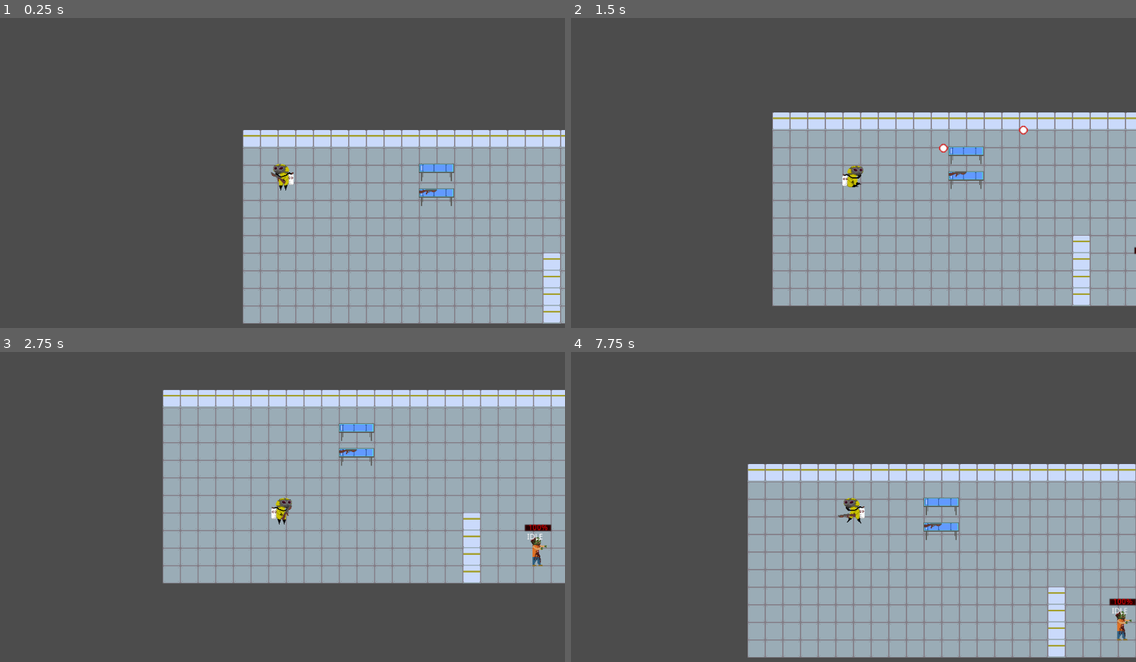
Above: before the commit, frames 1-4 (two rows, left to right).
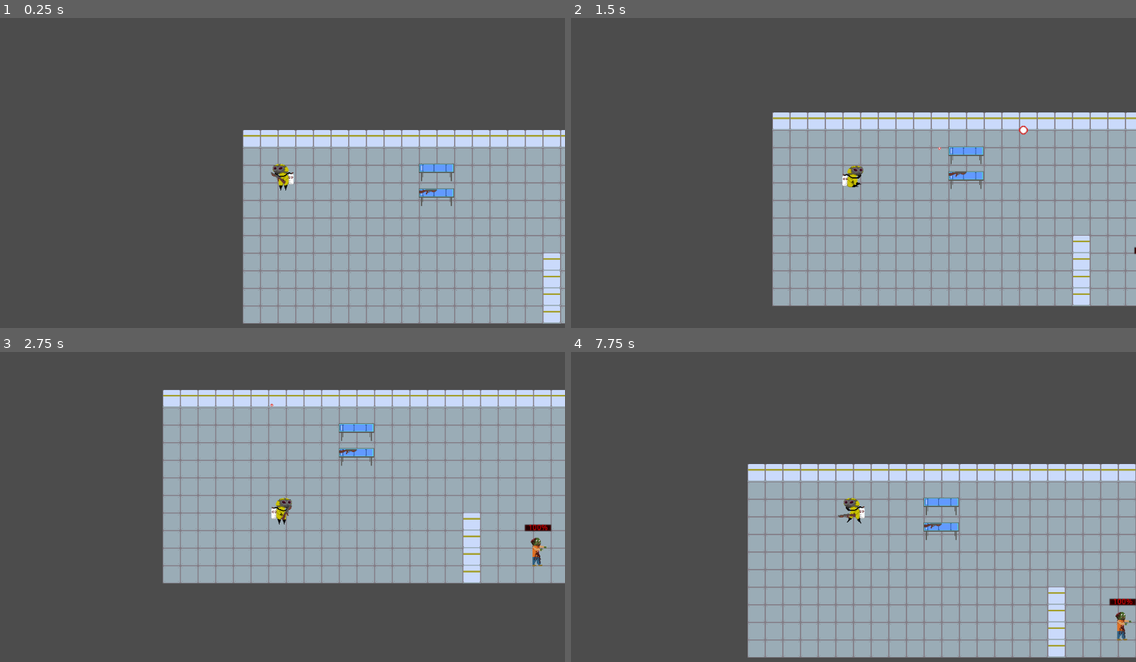
Above: after the commit, the same moments.

Repository: fralcalde/Game
Game: Godot game, scene res://Scenes/Levels/Lab.tscn
Same seed, same stepped clock (60 frames per second), same inputs: the game is played once before the commit and once after it. The project has no main scene, so this scene is started directly.
Inputs (mouse positions are in pixels of both pictures, inside the frame that each line leads up to):
- Up to frame 1 (0.25 s): no input
- Up to frame 2 (1.5 s): tap Enter at 0.5 s; move the mouse to (977, 166) at 0.52 s; press the mouse at (977, 166) at 0.53 s; hold D (right) 0.53-1.28 s; move the mouse to (740, 200) at 1.27 s; release the mouse at (740, 200) at 1.28 s; hold S (down) from 1.28 s (still down); tap Space (dash) at 1.35 s
- Up to frame 3 (2.75 s): move the mouse to (339, 445) at 2.02 s; release S (down) at 2.03 s; hold D (right) from 2.03 s (still down); tap E (interact) at 2.1 s
- Up to frame 4 (7.75 s): move the mouse to (825, 581) at 2.77 s; release D (right) at 2.78 s; hold W (up) 2.78-3.53 s; tap 1 (select_1) at 2.85 s; move the mouse to (1023, 565) at 3.52 s; hold A (left) 3.53-5.03 s; tap 2 (select_2) at 3.6 s; move the mouse to (684, 466) at 4.27 s; tap 3 (select_3) at 4.35 s; move the mouse to (881, 516) at 5.02 s; hold S (down) 5.03-5.78 s; tap 4 (select_4) at 5.1 s; move the mouse to (768, 435) at 5.77 s; hold D (right) 5.78-6.53 s; click (768, 435) at 5.85 s; move the mouse to (977, 500) at 6.52 s; hold W (up) 6.53-7.28 s; tap Space (dash) at 6.6 s; move the mouse to (740, 534) at 7.27 s; hold D (right) from 7.28 s (still down); tap E (interact) at 7.35 s

The runs differ from the first frame. In frame 1, less than 0.1% of the frame differs, in the area x 48-52%, y 47-54%; in frame 2, less than 0.1%; in frame 3, less than 0.1%, in the area x 47-97%, y 16-70%; in frame 4, less than 0.1%.

Commit message:
Hitbox + Zombie Meele

Diff:
--- a/Scenes/Hitbox/HitboxComponent.gd
+++ b/Scenes/Hitbox/HitboxComponent.gd
@@ -2,9 +2,10 @@
 extends Area2D
 class_name Hitbox
 
+signal on_hit
+
 export var shape : Shape2D = null setget set_shape
 
-# Called when the node enters the scene tree for the first time.
 func _ready():
 	pass # Replace with function body.
 
@@ -15,3 +16,12 @@
 
 	shape = _shape
 	$CollisionShape2D.shape = shape
+
+
+func hit(damage_data : Dictionary) -> void:
+	call_deferred("emit_signal", "on_hit", damage_data)
+
+
+func _on_HitboxComponent_body_entered(body):
+	if body.has_method("get_damage_data"):
+		hit(body.get_damage_data())
--- a/Scenes/Hitbox/HitboxComponent.tscn
+++ b/Scenes/Hitbox/HitboxComponent.tscn
@@ -14,3 +14,5 @@
 
 [node name="CollisionShape2D" type="CollisionShape2D" parent="."]
 shape = SubResource( 1 )
+
+[connection signal="body_entered" from="." to="." method="_on_HitboxComponent_body_entered"]
--- a/Scenes/NPC/Zombie/Zombie.gd
+++ b/Scenes/NPC/Zombie/Zombie.gd
@@ -63,8 +63,9 @@
 	enemy = body
 
 
-func damage(_projectile) -> void:
-	health -= _projectile._damage
+func damage(damage_data : Dictionary) -> void:
+#	health -= _projectile._damage
+	health -= 10
 	$ProgressBar.value = health
 
 	if health <= 0:
@@ -80,7 +81,14 @@
 	state_machine.travel("DIE")
 
 
-func _on_HitboxComponent_body_entered(body):
-	if body is Projectile or body is ProjectileR:
-		damage(body)
-		body.collided(self)
+func AttackRange_hit_enemies() -> void:
+	for hit_area in $Sprite/MeleeRange.get_overlapping_areas():
+		hit_area.hit(Dictionary())
+
+
+func _on_MeleeRange_area_entered(area):
+	state_machine.travel("ATTACK")
+
+
+func _on_HitboxComponent_on_hit(damage_data : Dictionary) -> void:
+	damage(damage_data)
--- a/Scenes/NPC/Zombie/Zombie.tscn
+++ b/Scenes/NPC/Zombie/Zombie.tscn
@@ -1,42 +1,11 @@
-[gd_scene load_steps=39 format=2]
-
-[ext_resource path="res://Sprites/Zombie/IDLE_zombie1.png" type="Texture" id=1]
+[gd_scene load_steps=28 format=2]
+
 [ext_resource path="res://Scenes/NPC/Zombie/Zombie.gd" type="Script" id=2]
-[ext_resource path="res://Sprites/Zombie/IDLE_zombie2.png" type="Texture" id=3]
-[ext_resource path="res://Sprites/Zombie/MOVE_zombie1.png" type="Texture" id=4]
-[ext_resource path="res://Sprites/Zombie/MOVE_zombie2.png" type="Texture" id=5]
-[ext_resource path="res://Sprites/Zombie/STAGGER_zombie4.png" type="Texture" id=6]
-[ext_resource path="res://Sprites/Zombie/STAGGER_zombie3.png" type="Texture" id=7]
-[ext_resource path="res://Sprites/Zombie/STAGGER_zombie1.png" type="Texture" id=8]
-[ext_resource path="res://Sprites/Zombie/STAGGER_zombie2.png" type="Texture" id=9]
-[ext_resource path="res://Sprites/Zombie/DIE_zombie2.png" type="Texture" id=10]
-[ext_resource path="res://Sprites/Zombie/DIE_zombie1.png" type="Texture" id=11]
-[ext_resource path="res://Sprites/Zombie/DIE_zombie3.png" type="Texture" id=12]
-[ext_resource path="res://Sprites/Zombie/DIE_zombie4.png" type="Texture" id=13]
 [ext_resource path="res://Scenes/Hitbox/HitboxComponent.tscn" type="PackedScene" id=14]
-
-[sub_resource type="SpriteFrames" id=1]
-animations = [ {
-"frames": [ ExtResource( 8 ), ExtResource( 9 ), ExtResource( 7 ), ExtResource( 6 ) ],
-"loop": true,
-"name": "STAGGER",
-"speed": 4.0
-}, {
-"frames": [ ExtResource( 11 ), ExtResource( 10 ), ExtResource( 12 ), ExtResource( 13 ) ],
-"loop": false,
-"name": "DIE",
-"speed": 5.0
-}, {
-"frames": [ ExtResource( 4 ), ExtResource( 5 ) ],
-"loop": true,
-"name": "MOVE",
-"speed": 3.0
-}, {
-"frames": [ ExtResource( 1 ), ExtResource( 3 ) ],
-"loop": true,
-"name": "IDLE",
-"speed": 2.0
-} ]
+[ext_resource path="res://Sprites/Zombie/Zombie.png" type="Texture" id=19]
+
+[sub_resource type="RectangleShape2D" id=1]
+extents = Vector2( 10, 24 )
 
 [sub_resource type="Animation" id=2]
 tracks/0/type = "value"
@@ -52,134 +21,124 @@
 "values": [ "ATTACK" ]
 }
 tracks/1/type = "value"
-tracks/1/path = NodePath("Sprite:modulate")
-tracks/1/interp = 1
-tracks/1/loop_wrap = true
-tracks/1/imported = false
-tracks/1/enabled = true
-tracks/1/keys = {
-"times": PoolRealArray( 0, 1 ),
-"transitions": PoolRealArray( 0.25, 1 ),
-"update": 0,
-"values": [ Color( 1, 0.0392157, 0.0392157, 1 ), Color( 0.580392, 0.184314, 0.184314, 1 ) ]
-}
-
-[sub_resource type="Animation" id=3]
-loop = true
-tracks/0/type = "value"
-tracks/0/path = NodePath("State:text")
-tracks/0/interp = 1
-tracks/0/loop_wrap = true
-tracks/0/imported = false
-tracks/0/enabled = true
-tracks/0/keys = {
-"times": PoolRealArray( 0 ),
-"transitions": PoolRealArray( 1 ),
-"update": 1,
-"values": [ "CHASE" ]
-}
-tracks/1/type = "value"
-tracks/1/path = NodePath("Sprite:animation")
-tracks/1/interp = 1
-tracks/1/loop_wrap = true
-tracks/1/imported = false
-tracks/1/enabled = true
-tracks/1/keys = {
-"times": PoolRealArray( 0 ),
-"transitions": PoolRealArray( 1 ),
-"update": 1,
-"values": [ "MOVE" ]
-}
-
-[sub_resource type="Animation" id=4]
-tracks/0/type = "value"
-tracks/0/path = NodePath("State:text")
-tracks/0/interp = 1
-tracks/0/loop_wrap = true
-tracks/0/imported = false
-tracks/0/enabled = true
-tracks/0/keys = {
-"times": PoolRealArray( 0 ),
-"transitions": PoolRealArray( 1 ),
-"update": 1,
-"values": [ "DED" ]
-}
-tracks/1/type = "value"
-tracks/1/path = NodePath("Sprite:animation")
-tracks/1/interp = 1
-tracks/1/loop_wrap = true
-tracks/1/imported = false
-tracks/1/enabled = true
-tracks/1/keys = {
-"times": PoolRealArray( 0 ),
-"transitions": PoolRealArray( 1 ),
-"update": 1,
-"values": [ "DIE" ]
-}
-
-[sub_resource type="Animation" id=5]
-loop = true
-tracks/0/type = "value"
-tracks/0/path = NodePath("State:text")
-tracks/0/interp = 1
-tracks/0/loop_wrap = true
-tracks/0/imported = false
-tracks/0/enabled = true
-tracks/0/keys = {
-"times": PoolRealArray( 0 ),
-"transitions": PoolRealArray( 1 ),
-"update": 1,
-"values": [ "IDLE" ]
-}
-tracks/1/type = "value"
-tracks/1/path = NodePath("Sprite:animation")
-tracks/1/interp = 1
-tracks/1/loop_wrap = true
-tracks/1/imported = false
-tracks/1/enabled = true
-tracks/1/keys = {
-"times": PoolRealArray( 0 ),
-"transitions": PoolRealArray( 1 ),
-"update": 1,
-"values": [ "IDLE" ]
-}
-
-[sub_resource type="Animation" id=6]
-tracks/0/type = "value"
-tracks/0/path = NodePath("Sprite:modulate")
-tracks/0/interp = 1
-tracks/0/loop_wrap = true
-tracks/0/imported = false
-tracks/0/enabled = true
-tracks/0/keys = {
-"times": PoolRealArray( 0, 0.1, 0.2, 0.3, 0.4, 0.5, 0.6, 0.7, 0.8, 0.9 ),
-"transitions": PoolRealArray( 1, 1, 1, 1, 1, 1, 1, 1, 1, 1 ),
-"update": 0,
-"values": [ Color( 1, 0.0392157, 0.0392157, 1 ), Color( 1, 1, 1, 1 ), Color( 1, 0.0392157, 0.0392157, 1 ), Color( 1, 1, 1, 1 ), Color( 1, 0.0392157, 0.0392157, 1 ), Color( 1, 1, 1, 1 ), Color( 1, 0.0392157, 0.0392157, 1 ), Color( 1, 1, 1, 1 ), Color( 1, 0.0392157, 0.0392157, 1 ), Color( 1, 1, 1, 1 ) ]
-}
-tracks/1/type = "value"
-tracks/1/path = NodePath("State:text")
-tracks/1/interp = 1
-tracks/1/loop_wrap = true
-tracks/1/imported = false
-tracks/1/enabled = true
-tracks/1/keys = {
-"times": PoolRealArray( 0 ),
-"transitions": PoolRealArray( 1 ),
-"update": 1,
-"values": [ "STAGGER" ]
-}
-tracks/2/type = "value"
-tracks/2/path = NodePath("Sprite:animation")
+tracks/1/path = NodePath("Sprite:frame")
+tracks/1/interp = 1
+tracks/1/loop_wrap = true
+tracks/1/imported = false
+tracks/1/enabled = true
+tracks/1/keys = {
+"times": PoolRealArray( 0, 0.2, 0.5, 0.8 ),
+"transitions": PoolRealArray( 1, 1, 1, 1 ),
+"update": 1,
+"values": [ 9, 10, 11, 12 ]
+}
+tracks/2/type = "method"
+tracks/2/path = NodePath(".")
 tracks/2/interp = 1
 tracks/2/loop_wrap = true
 tracks/2/imported = false
 tracks/2/enabled = true
 tracks/2/keys = {
-"times": PoolRealArray( 0 ),
-"transitions": PoolRealArray( 1 ),
-"update": 1,
-"values": [ "STAGGER" ]
+"times": PoolRealArray( 0.5 ),
+"transitions": PoolRealArray( 1 ),
+"values": [ {
+"args": [  ],
+"method": "AttackRange_hit_enemies"
+} ]
+}
+
+[sub_resource type="Animation" id=3]
+loop = true
+tracks/0/type = "value"
+tracks/0/path = NodePath("State:text")
+tracks/0/interp = 1
+tracks/0/loop_wrap = true
+tracks/0/imported = false
+tracks/0/enabled = true
+tracks/0/keys = {
+"times": PoolRealArray( 0 ),
+"transitions": PoolRealArray( 1 ),
+"update": 1,
+"values": [ "CHASE" ]
+}
+tracks/1/type = "value"
+tracks/1/path = NodePath("Sprite:frame")
+tracks/1/interp = 1
+tracks/1/loop_wrap = true
+tracks/1/imported = false
+tracks/1/enabled = true
+tracks/1/keys = {
+"times": PoolRealArray( 0, 0.5 ),
+"transitions": PoolRealArray( 1, 1 ),
+"update": 1,
+"values": [ 2, 1 ]
+}
+
+[sub_resource type="Animation" id=4]
+tracks/0/type = "value"
+tracks/0/path = NodePath("State:text")
+tracks/0/interp = 1
+tracks/0/loop_wrap = true
+tracks/0/imported = false
+tracks/0/enabled = true
+tracks/0/keys = {
+"times": PoolRealArray( 0 ),
+"transitions": PoolRealArray( 1 ),
+"update": 1,
+"values": [ "DED" ]
+}
+tracks/1/type = "value"
+tracks/1/path = NodePath("Sprite:frame")
+tracks/1/interp = 1
+tracks/1/loop_wrap = true
+tracks/1/imported = false
+tracks/1/enabled = true
+tracks/1/keys = {
+"times": PoolRealArray( 0, 0.2, 0.5, 0.8 ),
+"transitions": PoolRealArray( 1, 1, 1, 1 ),
+"update": 1,
+"values": [ 5, 6, 7, 8 ]
+}
+
+[sub_resource type="Animation" id=5]
+loop = true
+tracks/0/type = "value"
+tracks/0/path = NodePath("State:text")
+tracks/0/interp = 1
+tracks/0/loop_wrap = true
+tracks/0/imported = false
+tracks/0/enabled = true
+tracks/0/keys = {
+"times": PoolRealArray( 0 ),
+"transitions": PoolRealArray( 1 ),
+"update": 1,
+"values": [ "IDLE" ]
+}
+tracks/1/type = "value"
+tracks/1/path = NodePath("Sprite:frame")
+tracks/1/interp = 1
+tracks/1/loop_wrap = true
+tracks/1/imported = false
+tracks/1/enabled = true
+tracks/1/keys = {
+"times": PoolRealArray( 0, 0.5 ),
+"transitions": PoolRealArray( 1, 1 ),
+"update": 1,
+"values": [ 0, 1 ]
+}
+
+[sub_resource type="Animation" id=6]
+tracks/0/type = "value"
+tracks/0/path = NodePath("Sprite:frame")
+tracks/0/interp = 1
+tracks/0/loop_wrap = true
+tracks/0/imported = false
+tracks/0/enabled = true
+tracks/0/keys = {
+"times": PoolRealArray( 0, 0.2, 0.5, 0.8 ),
+"transitions": PoolRealArray( 1, 1, 1, 1 ),
+"update": 1,
+"values": [ 3, 4, 3, 1 ]
 }
 
 [sub_resource type="AnimationNodeAnimation" id=7]
@@ -248,12 +207,19 @@
 collision_layer = 4
 script = ExtResource( 2 )
 
-[node name="Sprite" type="AnimatedSprite" parent="."]
+[node name="Sprite" type="Sprite" parent="."]
 position = Vector2( 0, -20 )
-frames = SubResource( 1 )
-animation = "IDLE"
-frame = 1
-playing = true
+texture = ExtResource( 19 )
+hframes = 4
+vframes = 4
+
+[node name="MeleeRange" type="Area2D" parent="Sprite"]
+collision_layer = 0
+collision_mask = 6
+
+[node name="CollisionShape2D" type="CollisionShape2D" parent="Sprite/MeleeRange"]
+position = Vector2( 8, 4 )
+shape = SubResource( 1 )
 
 [node name="AnimationPlayer" type="AnimationPlayer" parent="."]
 anims/ATTACK = SubResource( 2 )
@@ -270,6 +236,7 @@
 "parameters/conditions/enemy == null" = false
 
 [node name="State" type="Label" parent="."]
+visible = false
 margin_left = -20.1815
 margin_top = -51.2946
 margin_right = 19.8185
@@ -280,10 +247,14 @@
 }
 
 [node name="WorldCollision" type="CollisionShape2D" parent="."]
+visible = false
 rotation = 1.5708
 shape = SubResource( 23 )
 
 [node name="DetectionArea" type="Area2D" parent="."]
+visible = false
+collision_layer = 0
+collision_mask = 2
 
 [node name="CollisionShape2D" type="CollisionShape2D" parent="DetectionArea"]
 shape = SubResource( 24 )
@@ -302,8 +273,10 @@
 }
 
 [node name="HitboxComponent" parent="." instance=ExtResource( 14 )]
+visible = false
 position = Vector2( 0, -17 )
 
+[connection signal="area_entered" from="Sprite/MeleeRange" to="." method="_on_MeleeRange_area_entered"]
 [connection signal="body_entered" from="DetectionArea" to="." method="_on_DetectionArea_body_entered"]
 [connection signal="body_exited" from="DetectionArea" to="." method="_on_DetectionArea_body_exited"]
-[connection signal="body_entered" from="HitboxComponent" to="." method="_on_HitboxComponent_body_entered"]
+[connection signal="on_hit" from="HitboxComponent" to="." method="_on_HitboxComponent_on_hit"]
--- a/Scenes/Player/Player.gd
+++ b/Scenes/Player/Player.gd
@@ -91,7 +91,7 @@
 		velocity = move_and_slide(velocity)
 
 
-func damage(_projectile):
+func damage(_projectile) -> void:
 	print(self, " - Player hit by ", _projectile)
 
 
@@ -112,3 +112,11 @@
 	weapon.queue_free()
 	weapon = wep.instance()
 	add_child(weapon)
+
+
+func _on_HitboxComponent_body_entered(body):
+	damage(body)
+
+
+func _on_HitboxComponent_on_hit(damage_data : Dictionary) -> void:
+	print(damage_data)
--- a/Scenes/Player/Player.tscn
+++ b/Scenes/Player/Player.tscn
@@ -24,6 +24,7 @@
 [ext_resource path="res://Sprites/Player/DASH_PlagueGuy11.png" type="Texture" id=22]
 [ext_resource path="res://Sprites/Player/DASH_PlagueGuy5.png" type="Texture" id=23]
 [ext_resource path="res://Sprites/Player/DASH_PlagueGuy8.png" type="Texture" id=24]
+[ext_resource path="res://Scenes/WeaponItem/WI_Projectiles/WI_SmallBullet.tscn" type="PackedScene" id=25]
 
 [sub_resource type="AnimationNodeAnimation" id=1]
 animation = "DASH"
@@ -157,14 +158,14 @@
 "name": "DASH",
 "speed": 20.0
 }, {
+"frames": [ ExtResource( 8 ), ExtResource( 9 ), ExtResource( 7 ), ExtResource( 10 ) ],
+"loop": true,
+"name": "IDLE",
+"speed": 5.0
+}, {
 "frames": [ ExtResource( 12 ), ExtResource( 11 ) ],
 "loop": true,
 "name": "MOVE",
-"speed": 5.0
-}, {
-"frames": [ ExtResource( 8 ), ExtResource( 9 ), ExtResource( 7 ), ExtResource( 10 ) ],
-"loop": true,
-"name": "IDLE",
 "speed": 5.0
 } ]
 
@@ -191,7 +192,7 @@
 position = Vector2( 0, -12 )
 frames = SubResource( 18 )
 animation = "IDLE"
-frame = 2
+frame = 3
 playing = true
 
 [node name="WorldCollision" type="CollisionShape2D" parent="."]
@@ -204,9 +205,14 @@
 
 [node name="WI_BigProjectile" parent="Weapon" instance=ExtResource( 3 )]
 
+[node name="WI_SmallBullet" parent="Weapon" instance=ExtResource( 25 )]
+
 [node name="InteractionComponent" parent="." instance=ExtResource( 5 )]
 interaction_parent = NodePath("..")
 interaction_area_size = 40
 
 [node name="HitboxComponent" parent="." instance=ExtResource( 6 )]
 position = Vector2( 0, -10 )
+collision_layer = 2
+
+[connection signal="on_hit" from="HitboxComponent" to="." method="_on_HitboxComponent_on_hit"]
--- a/Scenes/Projectile/Projectile.gd
+++ b/Scenes/Projectile/Projectile.gd
@@ -35,3 +35,7 @@
 
 func collided(node : Node) -> void:
 	print(self, " - Collided with ", node)
+
+
+func get_damage_data() -> Dictionary:
+	return Dictionary()
--- a/Scenes/Projectile/ProjectileR.gd
+++ b/Scenes/Projectile/ProjectileR.gd
@@ -35,3 +35,7 @@
 
 func collided(node : Node) -> void:
 	print(self, " - Collided with ", node)
+
+
+func get_damage_data() -> Dictionary:
+	return Dictionary()
Not shown: 1 places in Scenes/Player/Player.tscn that only renumber resources
Binary file added: Sprites/Zombie/ATTACK1_Zombie1.png
Not shown, added: Sprites/Zombie/ATTACK1_Zombie1.png.import
Binary file added: Sprites/Zombie/ATTACK1_Zombie2.png
Not shown, added: Sprites/Zombie/ATTACK1_Zombie2.png.import
Binary file added: Sprites/Zombie/ATTACK1_Zombie3.png
Not shown, added: Sprites/Zombie/ATTACK1_Zombie3.png.import
Binary file added: Sprites/Zombie/ATTACK1_Zombie4.png
Not shown, added: Sprites/Zombie/ATTACK1_Zombie4.png.import
Binary file changed: Sprites/Zombie/Zombie.ase
Binary file added: Sprites/Zombie/Zombie.png
Not shown, added: Sprites/Zombie/Zombie.png.import
